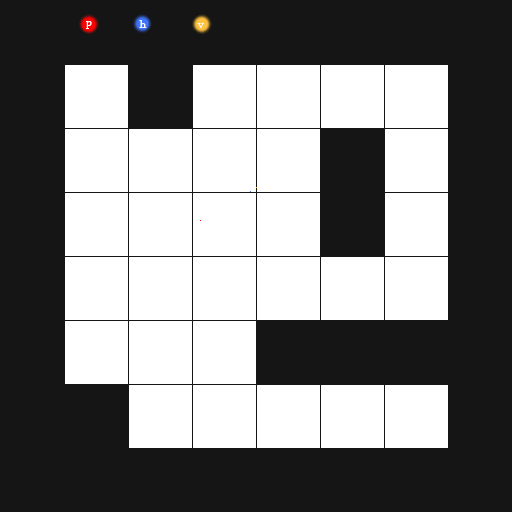
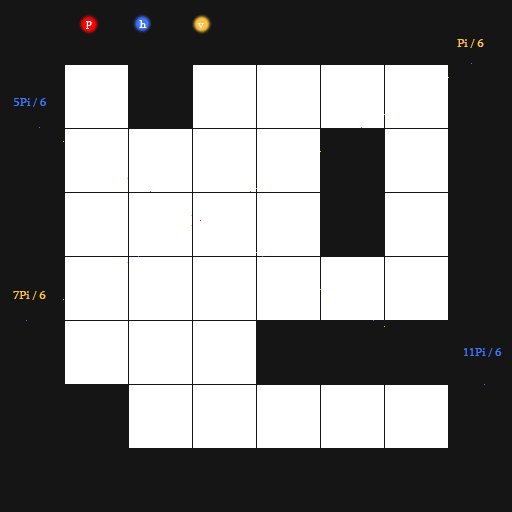
Revision of a layered 512px x 512px image; what changed, layer by layer:
renamed "Layer 1" to "11Pi / 6", painted on it over bbox(13, 39, 502, 385)
